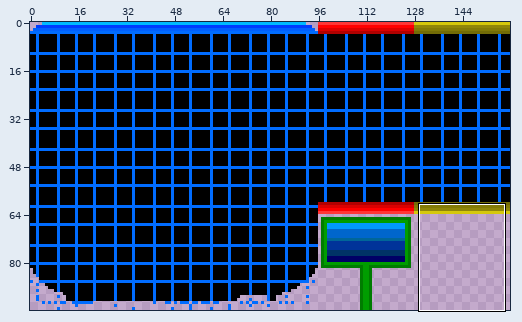
Sprite sheet, stored at Game/resources/tiles/TestTile.png. Above, an overview of the earlier version with the close-up marked.
Close-up. First the earlier version:
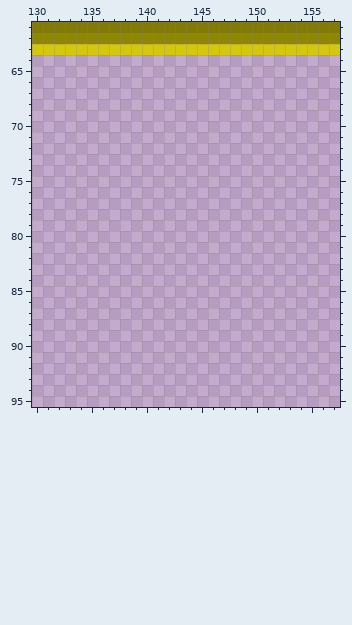
The file is 160x96 pixels. Colours within 5 levels of each other are drawn and written as one. Shown: x 130..157, y 61..95.
After the commit:
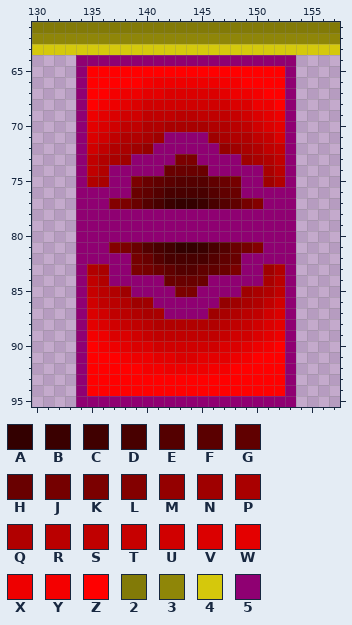
Palette (. is transparent): A #330000  B #3a0000  C #400000  D #480000  E #540000  F #5a0000  G #600000  H #690000  J #750000  K #7b0000  L #830000  M #940000  N #9f0000  P #a90000  Q #b10000  R #ba0000  S #c00000  T #c60000  U #d00000  V #db0000  W #e40000  X #ee0000  Y #f40000  Z #ff0000  2 #827a07  3 #8f8608  4 #d5c80c  5 #8f0072
The exact change:
Changed rows in their new state; - is an unchanged pixel.
first column x 134:
64 55555555555555555555
65 5ZZZZZZZZZZZZZZZZZZ5
66 5ZZZZZYXXXXXXYYZZZZ5
67 5ZZYXXWWVVVVVWXXYZZ5
68 5ZYXWVUUUUUUUUVVXXZ5
69 5XWVUUSSSRRSSSTUVWX5
70 5WVUSSQQPPPPQQRSUVW5
71 5VUSQQPN5555NPQQSTV5
72 5USQPNM555555MNPQST5
73 5SQPN5555KK5555NPQS5
74 5SQ55555HHHH55555PR5
75 5QP55KHGFEEEGHJ55NQ5
76 55555HGEDDDDEGH55555
77 555LKHEDBAABDEGJL555
78 55555555555555555555
79 55555555555555555555
80 55555555555555555555
81 555LKHEDCAABDEHJL555
82 55555JHEDDDDEGH55555
83 5QP55KJHGEEGGHK55NQ5
84 5SQ55555HHHH55555PR5
85 5TRQN5555KK5555NPQS5
86 5USRQNN555555MNPQSU5
87 5VUSRQPP5555NPQRSUV5
88 5WVUTSRQQQQQQRSTUVW5
89 5YXVVUTSSSSSSTUUVWX5
90 5ZYXWVVUUUUUUVVWXYZ5
91 5ZZZYXXWWVVWWWXYZZZ5
92 5ZZZZZYYXXXXYYZZZZZ5
93 5ZZZZZZZZZZZZZZZZZZ5
94 5ZZZZZZZZZZZZZZZZZZ5
95 55555555555555555555
Changed places in both close-ups, as pixel boxes (x1, y1, x2, y2):
added: (76, 55, 296, 407)
